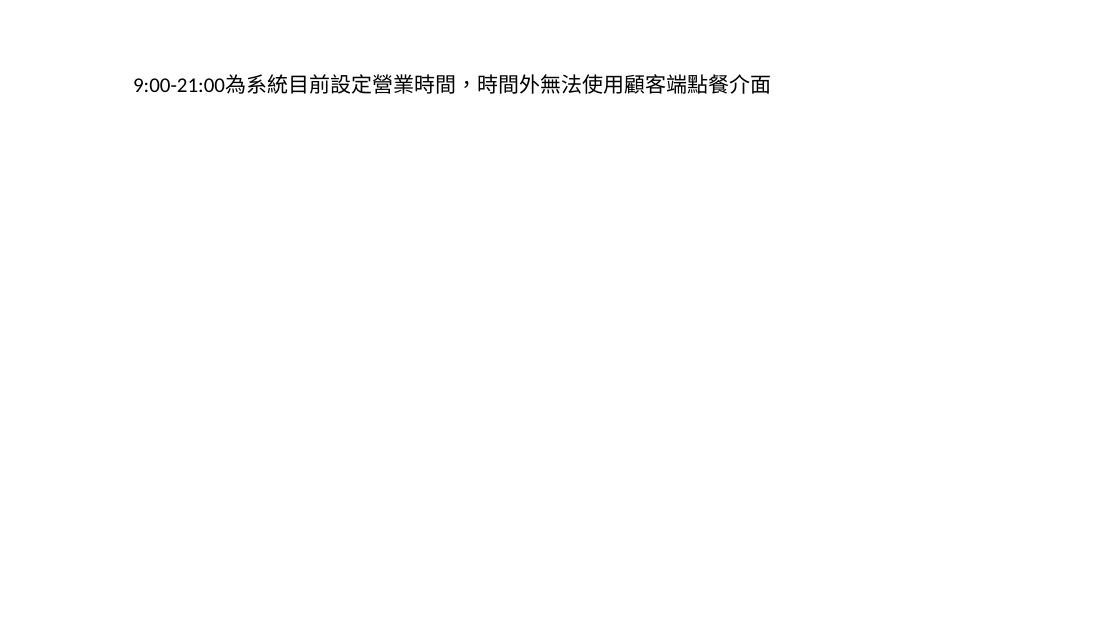
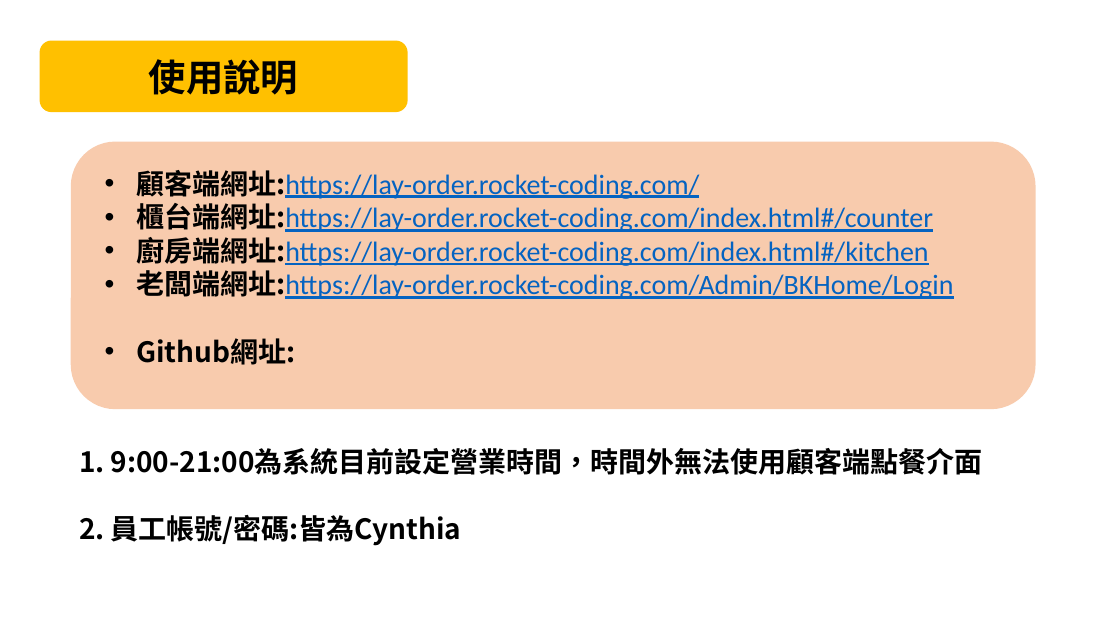
Before and after one commit to cynthiaiii4/lay-order, a slide deck: slide 2 of 泳道圖.pptx (slide 3 before the commit). Drawn at 1120x630 pixels with LibreOffice and Linux fonts; fonts in the diff are those of the drawing. Boxes give left, top, right and bottom in pixels: in the first picture for what was removed or moved away, otherwise in the second. Text is boxed around its words. In the diff, an @@ line names an element or a change of style, - is before the commit and + after.

```diff
--- a/泳道圖.pptx
+++ b/泳道圖.pptx
@@ rounded rectangle added at (39,40,408,112), fill #FFC000, 32 pt, text #000000, bold @@
+使用說明
@@ rounded rectangle added at (71,142,1036,410), fill #F8CBAD @@
@@ text added at (136,170,953,365), 24 pt, text #0563C1, underline @@
+• 顧客端網址:https://lay-order.rocket-coding.com/
+• 櫃台端網址:https://lay-order.rocket-coding.com/index.html#/counter
+• 廚房端網址:https://lay-order.rocket-coding.com/index.html#/kitchen
+• 老闆端網址:https://lay-order.rocket-coding.com/Admin/BKHome/Login
+• Github網址:
@@ text "9:00-21:00為系統目前設定營業時間，時間外無法使用顧客端點餐介面": place and size @@
-text "9:00-21:00為系統目前設定營業時間，時間外無法使用顧客端點餐介面" at (133,74,771,94)
+text "9:00-21:00為系統目前設定營業時間，時間外無法使用顧客端點餐介面" at (111,448,983,546)
@@ text at (111,448,983,475): size 18 to 24 pt, font Calibri to Noto Sans CJK SC, bold on in "9:00-21:00為系統目前設定營業時間，時間外無法使用顧客端點餐介面"; bullet none to 1. @@
@@ text at (111,515,462,546): paragraph added @@
+2. 員工帳號/密碼:皆為Cynthia
```
Also in this commit, not shown: 2 slides added, 17 other files.
